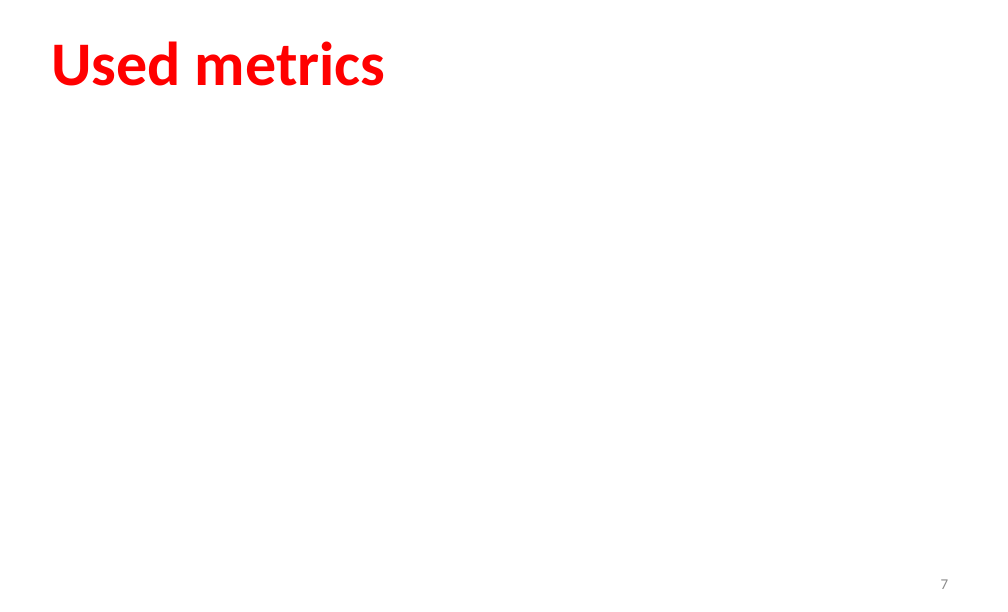
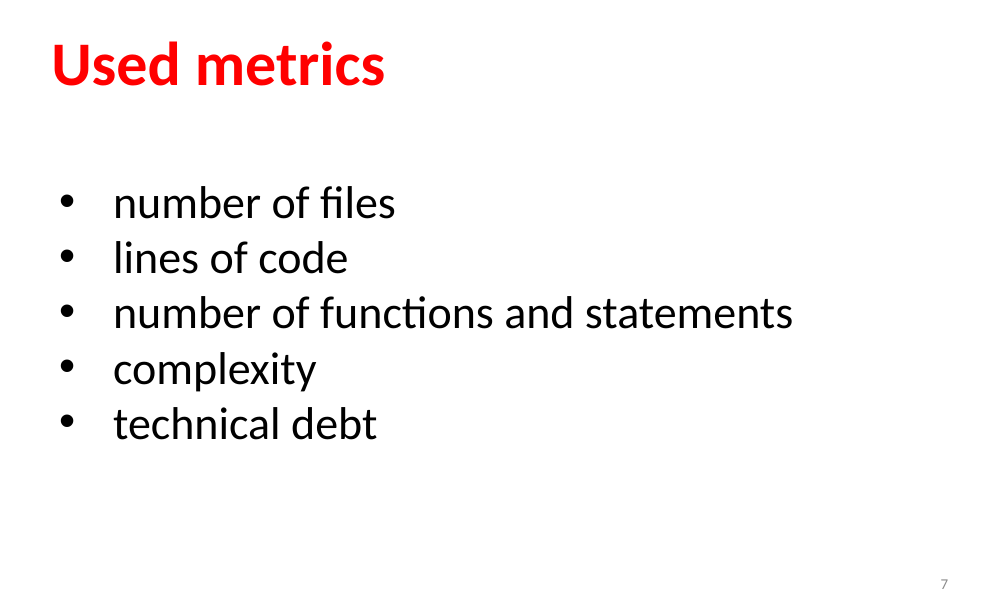
Before and after one commit to sshishe/js-evolution, a slide deck: slide 7 of presentation.pptx. Drawn at 1008x612 pixels with LibreOffice and Linux fonts; fonts in the diff are those of the drawing. Boxes give left, top, right and bottom in pixels: in the first picture for what was removed or moved away, otherwise in the second. Text is boxed around its words. In the diff, an @@ line names an element or a change of style, - is before the commit and + after.

Commit message:
finished used metrics slides, finished  mining github repositories slide

```diff
--- a/presentation.pptx
+++ b/presentation.pptx
@@ text added at bbox=[113, 186, 793, 440], 46 pt, text #000000 @@
+• number of files
+• lines of code
+• number of functions and statements
+• complexity
+• technical debt
```
Also in this commit, not shown: 1 other slide changed.
